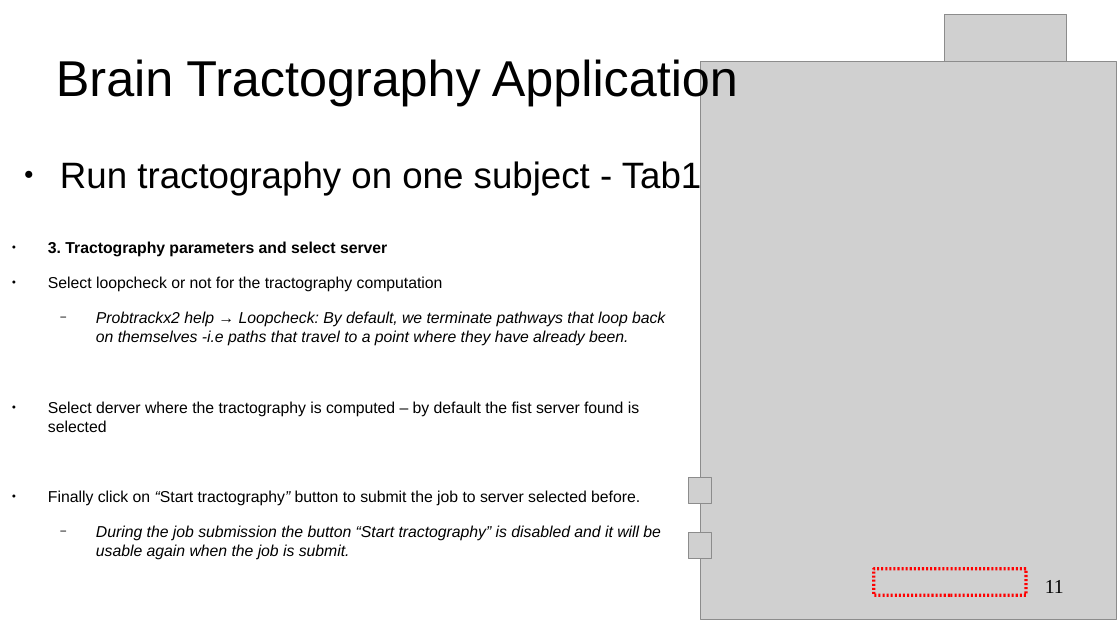
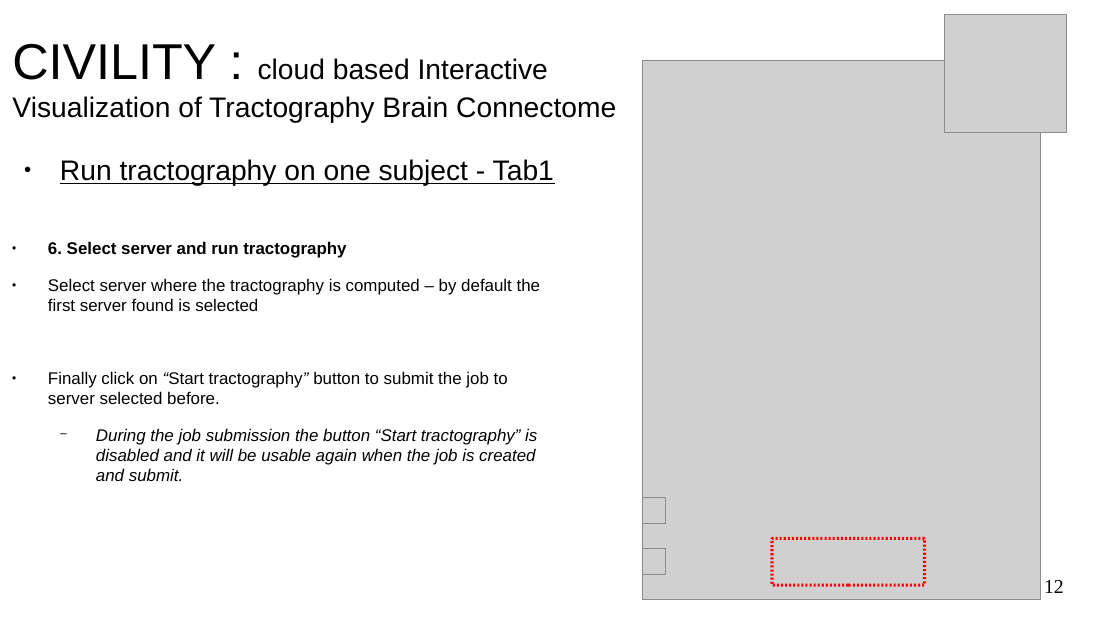
Before and after one commit to NIRALUser/CIVILITY, a slide deck: slide 12 of Documentation/tutoBrainTractographyApp.odp (slide 11 before the commit). Drawn at 1120x630 pixels with LibreOffice and Linux fonts; fonts in the diff are those of the drawing; grey boxes stand for pictures; background and template pictures are left out. Boxes give left, top, right and bottom in pixels: in the first picture for what was removed or moved away, otherwise in the second. Text is boxed around its words. In the diff, an @@ line names an element or a change of style, - is before the commit and + after.

```diff
--- a/Documentation/tutoBrainTractographyApp.odp
+++ b/Documentation/tutoBrainTractographyApp.odp
@@ title added at box(12, 44, 616, 123), 20 pt, text #000000 @@
+CIVILITY : cloud based Interactive Visualization of Tractography Brain Connectome
@@ title removed at box(56, 59, 738, 106) @@
-Brain Tractography Application
@@ picture: place and size @@
-picture at box(701, 61, 1117, 620)
+picture at box(642, 61, 1041, 600)
@@ text "Run tractography on one subject ..." at box(60, 159, 554, 186): size 26 to 20 pt, underline on @@
@@ text at box(48, 241, 541, 311): text changed; size 11.2 to 12 pt @@
-● 3. Tractography parameters and select server
-● Select loopcheck or not for the tractography computation
-  − Probtrackx2 help → Loopcheck: By default, we terminate pathways that loop back on themselves -i.e paths that travel to a point where they have already been.
-● Select derver where the tractography is computed – by default the fist server found is selected
+● 6. Select server and run tractography
+● Select server where the tractography is computed – by default the first server found is selected
@@ text at box(48, 371, 508, 404): size 11.2 to 12 pt in "Finally click on “Start tractography” button to ..." @@
@@ text at box(96, 428, 537, 481): text changed; size 11.2 to 12 pt @@
-  − During the job submission the button “Start tractography” is disabled and it will be usable again when the job is submit.
+  − During the job submission the button “Start tractography” is disabled and it will be usable again when the job is created and submit.
@@ picture: place and size @@
-picture at box(688, 478, 711, 504)
+picture at box(642, 498, 666, 524)
@@ rectangle: place and size @@
-rectangle at box(874, 569, 1026, 596)
+rectangle at box(772, 539, 925, 585)
@@ picture: place and size @@
-picture at box(688, 533, 711, 559)
+picture at box(642, 549, 666, 575)
@@ page number at box(1044, 580, 1064, 593): text changed @@
-11
+12
```
Also in this commit, not shown: 12 other slides changed, 8 slides added, 2 slides removed, 1 other file.
